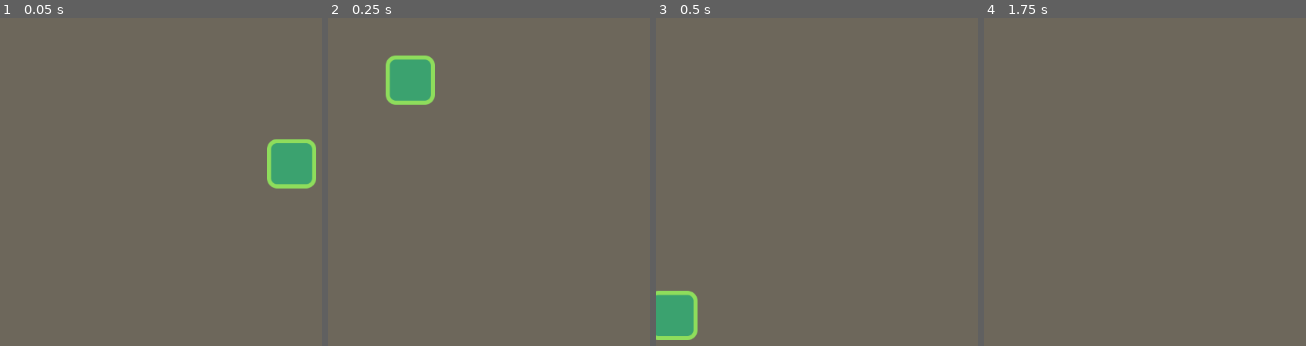
Above: before the commit, frames 1-4 (left to right).
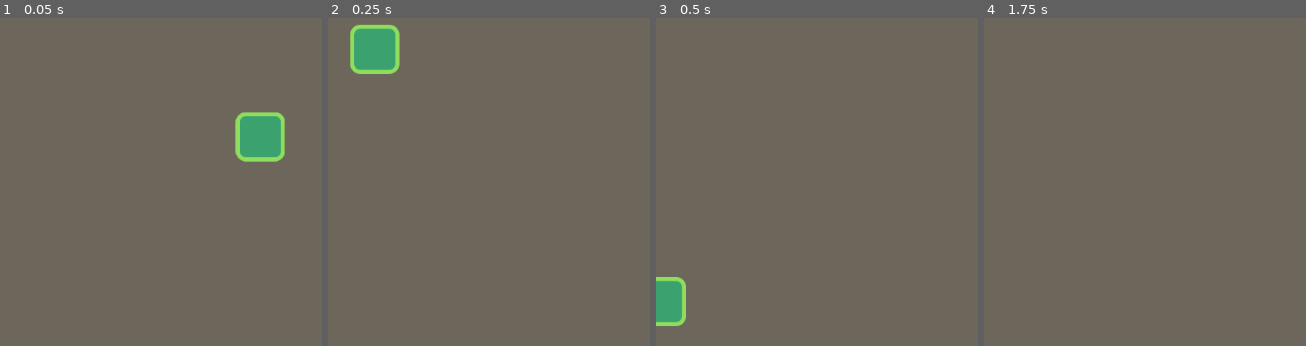
Above: after the commit, the same moments.

Repository: PeshawaAziz/first-godot-platformer
Game: Godot game, scene res://Source/Actors/Player.tscn
Same seed, same stepped clock (60 frames per second), same inputs: the game is played once before the commit and once after it.
Inputs:
- Up to frame 1 (0.05 s): no input
- Up to frame 2 (0.25 s): no input
- Up to frame 3 (0.5 s): no input
- Up to frame 4 (1.75 s): hold Right (move_right) from 0.53 s (still down); tap Up (jump) at 0.77, 1.52 s; tap Enter at 1.25 s

The runs differ from the first frame. In frame 1, 4.0% of the frame differs, in the area x 72-99%, y 28-53%; in frame 2, 4.2%, in the area x 6-34%, y 2-27%; in frame 3, 1.6%; in frame 4, nothing differs.

Commit message:
Add Coins to the Scene

Diff:
--- a/platformer/Assets/font_default.tres
+++ b/platformer/Assets/font_default.tres
@@ -2,9 +2,8 @@
 
 [ext_resource path="res://assets/montserrat_extrabold.otf" type="DynamicFontData" id=1]
 
-
 [resource]
-size = 24
+size = 50
 use_mipmaps = true
 use_filter = true
 font_data = ExtResource( 1 )
--- a/platformer/Source/Actors/Enemy.tscn
+++ b/platformer/Source/Actors/Enemy.tscn
@@ -4,10 +4,10 @@
 [ext_resource path="res://Source/Actors/Enemy.gd" type="Script" id=2]
 
 [sub_resource type="RectangleShape2D" id=1]
-extents = Vector2( 27, 24 )
+extents = Vector2( 22, 24 )
 
 [sub_resource type="RectangleShape2D" id=2]
-extents = Vector2( 27, 10 )
+extents = Vector2( 27, 8 )
 
 [node name="Enemy" type="KinematicBody2D"]
 position = Vector2( 0, -8 )
@@ -37,6 +37,6 @@
 collision_layer = 2
 
 [node name="CollisionShape2D" type="CollisionShape2D" parent="StompDetector"]
-position = Vector2( 0, -10 )
+position = Vector2( 0, -8 )
 shape = SubResource( 2 )
 [connection signal="body_entered" from="StompDetector" to="." method="_on_StompDetector_body_entered"]
--- a/platformer/Source/Actors/Player.tscn
+++ b/platformer/Source/Actors/Player.tscn
@@ -36,11 +36,11 @@
 drag_margin_h_enabled = true
 drag_margin_v_enabled = true
 smoothing_enabled = true
-smoothing_speed = 6.0
-drag_margin_left = 0.1
-drag_margin_top = 0.1
-drag_margin_right = 0.1
-drag_margin_bottom = 0.1
+smoothing_speed = 8.0
+drag_margin_left = 0.05
+drag_margin_top = 0.05
+drag_margin_right = 0.05
+drag_margin_bottom = 0.05
 
 [node name="EnemyDetector" type="Area2D" parent="."]
 modulate = Color( 0, 0.635294, 1, 1 )
--- a/platformer/Source/Levels/LevelTemplate.tscn
+++ b/platformer/Source/Levels/LevelTemplate.tscn
@@ -1,9 +1,15 @@
-[gd_scene load_steps=7 format=2]
+[gd_scene load_steps=9 format=2]
 
 [ext_resource path="res://Source/Actors/Player.tscn" type="PackedScene" id=1]
 [ext_resource path="res://Assets/tileset.png" type="Texture" id=2]
 [ext_resource path="res://Source/Actors/Enemy.tscn" type="PackedScene" id=3]
 [ext_resource path="res://Assets/background.png" type="Texture" id=4]
+[ext_resource path="res://Source/Objects/Coin.tscn" type="PackedScene" id=5]
+
+[sub_resource type="GDScript" id=3]
+script/source = "extends Node2D
+
+"
 
 [sub_resource type="ConvexPolygonShape2D" id=1]
 points = PoolVector2Array( 0, 0, 80, 0, 80, 80, 0, 80 )
@@ -32,6 +38,7 @@
 0/z_index = 0
 
 [node name="LevelTemplate" type="Node2D"]
+script = SubResource( 3 )
 __meta__ = {
 "_edit_horizontal_guides_": [ -1100.0, 1380.0 ],
 "_edit_vertical_guides_": [ 0.0, 7040.0 ]
@@ -63,19 +70,19 @@
 position = Vector2( 120, 153 )
 
 [node name="Enemy" parent="." instance=ExtResource( 3 )]
-position = Vector2( 2287, 967 )
+position = Vector2( 2419, 967 )
 
 [node name="Enemy2" parent="." instance=ExtResource( 3 )]
 position = Vector2( 4084, 959 )
 
 [node name="Enemy3" parent="." instance=ExtResource( 3 )]
-position = Vector2( 3098, 967 )
+position = Vector2( 2784, 967 )
 
 [node name="Enemy4" parent="." instance=ExtResource( 3 )]
 position = Vector2( 610, 959 )
 
 [node name="Enemy5" parent="." instance=ExtResource( 3 )]
-position = Vector2( 1445, 959 )
+position = Vector2( 1780, 959 )
 
 [node name="Enemy6" parent="." instance=ExtResource( 3 )]
 position = Vector2( 1596, 724 )
@@ -97,3 +104,36 @@
 
 [node name="Enemy12" parent="." instance=ExtResource( 3 )]
 position = Vector2( 6543, 959 )
+
+[node name="Coin" parent="." instance=ExtResource( 5 )]
+position = Vector2( 401, 610.813 )
+
+[node name="Coin2" parent="." instance=ExtResource( 5 )]
+position = Vector2( 644, 611 )
+
+[node name="Coin3" parent="." instance=ExtResource( 5 )]
+position = Vector2( 1240, 611 )
+
+[node name="Coin4" parent="." instance=ExtResource( 5 )]
+position = Vector2( 758, 853.813 )
+
+[node name="Coin5" parent="." instance=ExtResource( 5 )]
+position = Vector2( 1956, 770 )
+
+[node name="Coin6" parent="." instance=ExtResource( 5 )]
+position = Vector2( 2603, 770 )
+
+[node name="Coin7" parent="." instance=ExtResource( 5 )]
+position = Vector2( 3403, 820 )
+
+[node name="Coin8" parent="." instance=ExtResource( 5 )]
+position = Vector2( 3562, 820 )
+
+[node name="Coin9" parent="." instance=ExtResource( 5 )]
+position = Vector2( 3712, 820 )
+
+[node name="Coin10" parent="." instance=ExtResource( 5 )]
+position = Vector2( 4995, 374 )
+
+[node name="Coin11" parent="." instance=ExtResource( 5 )]
+position = Vector2( 5160, 374 )
--- /dev/null
+++ b/platformer/Source/Objects/Coin.gd
@@ -0,0 +1,9 @@
+extends Area2D
+
+
+onready var anim_player : AnimationPlayer = get_node("AnimationPlayer")
+var score : int = 0
+
+func _on_body_entered(body: Node) -> void:
+	anim_player.play("fade_out")
+	score += 1
--- /dev/null
+++ b/platformer/Source/Objects/Coin.tscn
@@ -0,0 +1,84 @@
+[gd_scene load_steps=6 format=2]
+
+[ext_resource path="res://Assets/coin.png" type="Texture" id=1]
+[ext_resource path="res://Source/Objects/Coin.gd" type="Script" id=2]
+
+[sub_resource type="CircleShape2D" id=1]
+radius = 38.0432
+
+[sub_resource type="Animation" id=2]
+resource_name = "bouncing"
+length = 1.6
+loop = true
+tracks/0/type = "value"
+tracks/0/path = NodePath("coin:position")
+tracks/0/interp = 1
+tracks/0/loop_wrap = true
+tracks/0/imported = false
+tracks/0/enabled = true
+tracks/0/keys = {
+"times": PoolRealArray( 0, 0.8 ),
+"transitions": PoolRealArray( 0.5, 1.5 ),
+"update": 0,
+"values": [ Vector2( 0, 10 ), Vector2( 0, -10 ) ]
+}
+tracks/1/type = "value"
+tracks/1/path = NodePath(".:modulate")
+tracks/1/interp = 1
+tracks/1/loop_wrap = true
+tracks/1/imported = false
+tracks/1/enabled = true
+tracks/1/keys = {
+"times": PoolRealArray( 0 ),
+"transitions": PoolRealArray( 1 ),
+"update": 0,
+"values": [ Color( 1, 1, 1, 1 ) ]
+}
+
+[sub_resource type="Animation" id=3]
+resource_name = "fade_out"
+length = 0.2
+tracks/0/type = "value"
+tracks/0/path = NodePath(".:modulate")
+tracks/0/interp = 1
+tracks/0/loop_wrap = true
+tracks/0/imported = false
+tracks/0/enabled = true
+tracks/0/keys = {
+"times": PoolRealArray( 0, 0.2 ),
+"transitions": PoolRealArray( 1, 1 ),
+"update": 0,
+"values": [ Color( 1, 1, 1, 1 ), Color( 1, 1, 1, 0 ) ]
+}
+tracks/1/type = "method"
+tracks/1/path = NodePath(".")
+tracks/1/interp = 1
+tracks/1/loop_wrap = true
+tracks/1/imported = false
+tracks/1/enabled = true
+tracks/1/keys = {
+"times": PoolRealArray( 0.2 ),
+"transitions": PoolRealArray( 1 ),
+"values": [ {
+"args": [  ],
+"method": "queue_free"
+} ]
+}
+
+[node name="Coin" type="Area2D"]
+position = Vector2( 0, -7.1875 )
+collision_layer = 4
+script = ExtResource( 2 )
+
+[node name="coin" type="Sprite" parent="."]
+position = Vector2( 0, 10 )
+texture = ExtResource( 1 )
+
+[node name="CollisionShape2D" type="CollisionShape2D" parent="."]
+shape = SubResource( 1 )
+
+[node name="AnimationPlayer" type="AnimationPlayer" parent="."]
+autoplay = "bouncing"
+anims/bouncing = SubResource( 2 )
+anims/fade_out = SubResource( 3 )
+[connection signal="body_entered" from="." to="." method="_on_body_entered"]
Not shown, removed: platformer/.mono/metadata/ide_messaging_meta.txt
